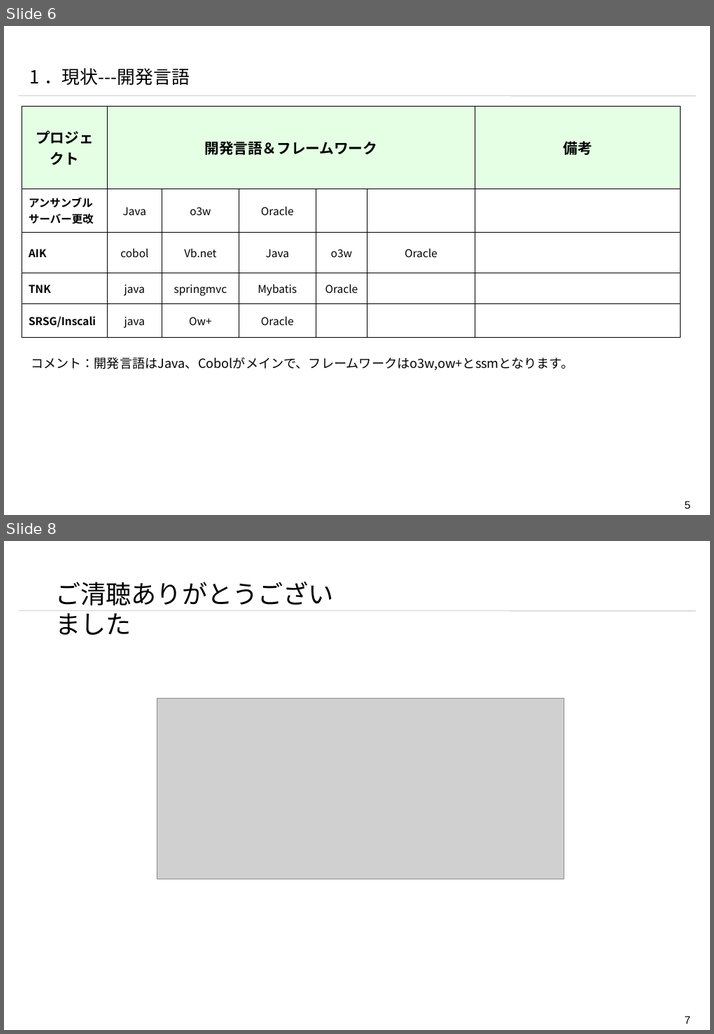
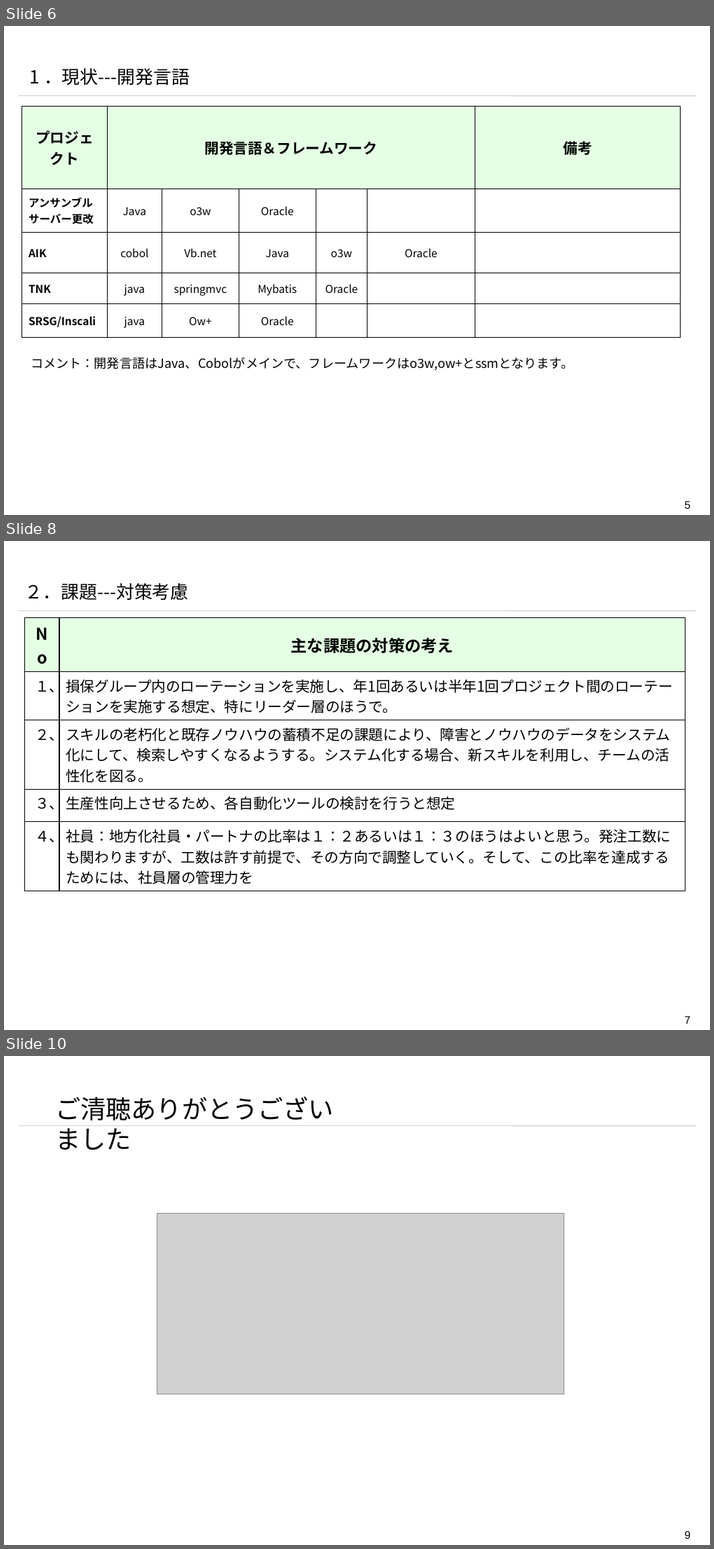
Before and after one commit to yjm821/blog, a slide deck: 【海隆信技開発一部】損保グループ課題の考え.pptx. Shown one above the other, each under a label of ours: slides 6 and 8 before the commit, slides 6, 8 and 10 after it; the slides between them are not shown. The pictures are 714x1034 and 714x1549 pixels, drawn with LibreOffice and Linux fonts; fonts in the diff are those of the drawing; grey boxes stand for pictures; background and template pictures are left out. Boxes give left, top, right and bottom in pixels: in the first picture for what was removed or moved away, otherwise in the second. Text is boxed around its words. In the diff, an @@ line names an element or a change of style, - is before the commit and + after.

```diff
--- a/【海隆信技開発一部】損保グループ課題の考え.pptx
+++ b/【海隆信技開発一部】損保グループ課題の考え.pptx
@@ slide 8 added at [4,541,710,1030], background #FFFFFF; not listed: 2 template elements that a slide beside it also shows @@
@@ text added at [25,583,189,600], 20 pt, text #000000 @@
+２．課題---対策考慮
@@ table added at [25,618,686,887], 5 rows, 2 columns @@
+No | 主な課題の対策の考え
+１、 | 損保グループ内のローテーションを実施し、年1回あるいは半年1回プロジェクト間のローテーションを実施する想定、特にリーダー層のほうで。
+２、 | スキルの老朽化と既存ノウハウの蓄積不足の課題により、障害とノウハウのデータをシステム化にして、検索しやすくなるようする。システム化する場合、新スキルを利用し、チームの活性化を図る。
+３、 | 生産性向上させるため、各自動化ツールの検討を行うと想定
+４、 | 社員：地方化社員・パートナの比率は１：２あるいは１：３のほうはよいと思う。発注工数にも関わりますが、工数は許す前提で、その方向で調整していく。そして、この比率を達成するためには、社員層の管理力を
@@ what was slide 8 is now slide 10 @@
@@ page number at [684,1531,691,1538]: text changed @@
-7
+9
```
Also in this commit, not shown: 3 slides changed, 1 other slide added.
